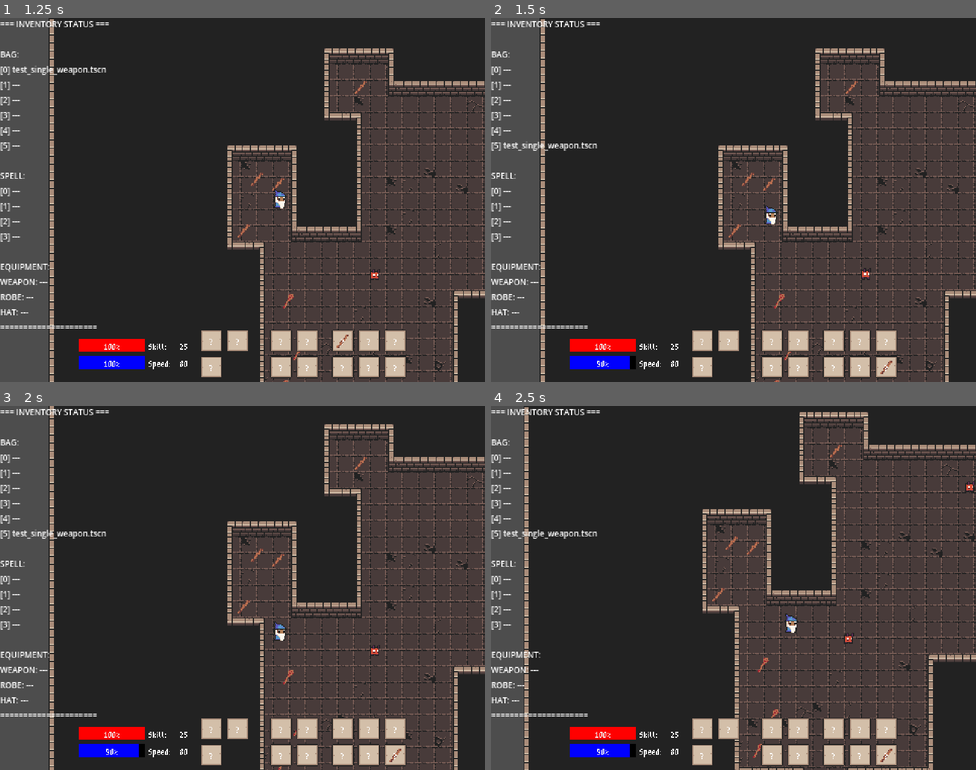
Above: before the commit, frames 1-4 (two rows, left to right).
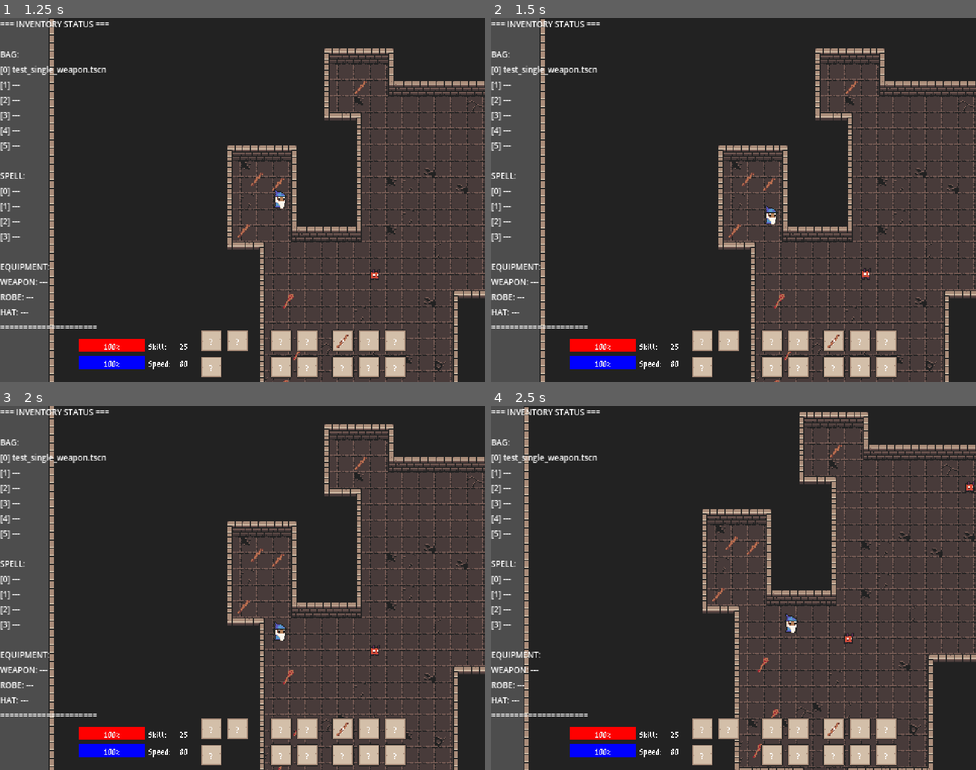
Above: after the commit, the same moments.

Repository: lownpho/mages
Game: Godot game, scene res://scenes/world.tscn
Two runs of this game, one before a commit and one after it. Both use one fixed random seed, a clock stepped at 60 frames per second and the inputs below.
Inputs (mouse positions are in pixels of both pictures, inside the frame that each line leads up to):
- Up to frame 1 (1.25 s): tap Enter (ui_accept) at 0.5, 0.77, 0.8, 1.07 s; move the mouse to (349, 181) at 0.52 s; press the mouse at (349, 181) at 0.53 s; hold D (right) from 0.53 s (still down)
- Up to frame 2 (1.5 s): tap Enter (ui_accept) at 1.25, 1.35 s; move the mouse to (636, 218) at 1.27 s; release D (right) at 1.28 s; release the mouse at (636, 218) at 1.28 s; hold S (down) from 1.28 s (still down)
- Up to frame 3 (2 s): keep holding S (down); tap Enter (ui_accept) at 1.52, 1.82 s; click (145, 606) at 1.55 s
- Up to frame 4 (2.5 s): move the mouse to (782, 507) at 2.02 s; release S (down) at 2.03 s; hold D (right) from 2.03 s (still down); hold Enter (ui_accept) from 2.03 s (still down); right-click (782, 507) at 2.1 s

Frame 1 is identical in both runs. In frame 2, 0.5% of the frame differs, in the area x 2-83%, y 13-98%; in frame 3, 0.5%; in frame 4, 0.5%.

Commit message:
Refactor the inventory again

Diff:
--- a/autoload/global_event.gd
+++ b/autoload/global_event.gd
@@ -21,5 +21,5 @@
 # Everyone has access to inventory
 signal inventory_updated(slot: GlobalInventory.SlotPosition)
 # Separate signal for spells?
-signal item_equipped(weapon_scene: PackedScene, type: GlobalDefs.ItemType)
-signal item_unequipped(type: GlobalDefs.ItemType)
+signal item_equipped(slot: GlobalInventory.SlotPosition)
+signal item_unequipped(slot: GlobalInventory.SlotPosition)
--- a/autoload/global_inventory.gd
+++ b/autoload/global_inventory.gd
@@ -45,14 +45,9 @@
 func is_array_slot(type: GlobalDefs.ItemType) -> bool:
 	return type in [GlobalDefs.ItemType.BAG, GlobalDefs.ItemType.SPELL]
 
-func get_item_at(slot: SlotPosition) -> ItemData:
-	if is_array_slot(slot.type):
-		var array = slots[slot.type]
-		return array[slot.index] if slot.index < array.size() else null
-	return slots[slot.type]
-
 func can_place_item(item: ItemData, slot: SlotPosition) -> bool:
-	if not item:
+	# be liberal in what you accept, conservative in what you do. I guess...
+	if item  == null:
 		return true
 
 	if is_array_slot(slot.type):
@@ -63,6 +58,12 @@
 		return slot.index < max_size
 
 	return item.type == slot.type
+
+func get_item_at(slot: SlotPosition) -> ItemData:
+	if is_array_slot(slot.type):
+		var array = slots[slot.type]
+		return array[slot.index] if slot.index < array.size() else null
+	return slots[slot.type]
 
 # Use sparingly. This erases the item at position.
 # There are dedicated functions to equip or swap items
@@ -80,10 +81,13 @@
 			slots[slot.type] = item
 	GlobalEvent.inventory_updated.emit(slot)
 
-# Allows swaps with null items
+# Allow swaps with null items destination
 func swap_items(from_slot: SlotPosition, to_slot: SlotPosition) -> bool:
 	var from_item = get_item_at(from_slot)
 	var to_item = get_item_at(to_slot)
+
+	if from_item == null:
+		return false
 
 	if not can_place_item(from_item, to_slot) or not can_place_item(to_item, from_slot):
 		return false
@@ -94,26 +98,53 @@
 
 	return true
 
-# UNTESTED WITH SPELL SLOTS
-func equip_item(from_slot: SlotPosition, to_slot: SlotPosition) -> bool:
+# Try to equip/unequip items between bag and active slots
+# This is complete bullshit
+func swap_bag_and_active(to_slot: SlotPosition, from_slot: SlotPosition) -> bool:
+	var to_item = get_item_at(to_slot)
 	var from_item = get_item_at(from_slot)
-	var to_item = get_item_at(to_slot)
-	if not can_place_item(from_item, to_slot) or not can_place_item(to_item, from_slot):
+
+	var bag_slot
+	var active_slot
+	var bag_item
+	var active_item
+
+	# Validate slot types and assign active and bag slots/items
+	# at least one of the slots must be a bag but not both
+	if from_slot.type == GlobalDefs.ItemType.BAG:
+		bag_slot = from_slot
+		active_slot = to_slot
+		bag_item = from_item
+		active_item = to_item
+	elif to_slot.type == GlobalDefs.ItemType.BAG:
+		bag_slot = to_slot
+		active_slot = from_slot
+		bag_item = to_item
+		active_item = from_item
+	else:
 		return false
 
-	if from_item and not to_item:
-		swap_items(from_slot, to_slot)
-		GlobalEvent.item_equipped.emit(from_item.scene, to_slot.type)
-		return true
-	elif from_item and to_item:
-		swap_items(from_slot, to_slot)
-		GlobalEvent.item_equipped.emit(from_item.scene, to_slot.type)
-		return true
-	elif to_item and not from_item:
-		swap_items(from_slot, to_slot)
-		GlobalEvent.item_unequipped.emit(to_slot.type)
-		return true
+	# Handle different cases:
+	# 1. Unequip: Active slot has item, bag slot empty
+	# 2. Equip: Active slot empty, bag has item
+	# 3. Swap: Both slots have items
+	if active_item and not bag_item:
+		# Working around the swap_items checks... :(
+		var result = swap_items(active_slot, bag_slot)
+		GlobalEvent.item_unequipped.emit(bag_slot)
+		return result
+	elif not active_item and bag_item:
+		var result = swap_items(bag_slot, active_slot)
+		GlobalEvent.item_equipped.emit(active_slot)
+		return result
+	elif active_item and bag_item:
+		var result = swap_items(bag_slot, active_slot)
+		GlobalEvent.item_unequipped.emit(bag_slot)
+		GlobalEvent.item_equipped.emit(active_slot)
+		return result
+
 	return false
+
 
 func add_item_to_bag(item: ItemData) -> bool:
 	# Try to find first empty bag slot
--- a/characters/player/player.gd
+++ b/characters/player/player.gd
@@ -131,13 +131,15 @@
 		weapon.name = "Weapon"
 		add_child(weapon)
 
-func _change_item(item_scene: PackedScene, item_type: GlobalDefs.ItemType) -> void:
-	if item_type == GlobalDefs.ItemType.WEAPON:
-		_change_weapon(item_scene)
+func _change_item(slot: GlobalInventory.SlotPosition) -> void:
+	var item = GlobalInventory.get_item_at(slot)
+	if item.type == GlobalDefs.ItemType.WEAPON:
+		_change_weapon(item.scene)
 		return
 
-func _remove_item(item_type: GlobalDefs.ItemType) -> void:
-	if item_type == GlobalDefs.ItemType.WEAPON:
+func _remove_item(slot: GlobalInventory.SlotPosition) -> void:
+	var item = GlobalInventory.get_item_at(slot)
+	if item.type == GlobalDefs.ItemType.WEAPON:
 		_remove_weapon()
 		return
 
--- a/characters/player/player.tscn
+++ b/characters/player/player.tscn
@@ -12,6 +12,7 @@
 collision_layer = 16
 motion_mode = 1
 script = ExtResource("1_xxgcw")
+max_mana = 50
 
 [node name="CollisionShape2D" type="CollisionShape2D" parent="."]
 shape = SubResource("CircleShape2D_e5uuo")
--- a/gui/slot.gd
+++ b/gui/slot.gd
@@ -3,40 +3,33 @@
 @export var type: GlobalDefs.ItemType
 
 var item: GlobalInventory.ItemData = null
-var item_position: GlobalInventory.SlotPosition = null
+# It's ugly but this will be set when the ui is ready, so it's guaranteed to be valid
+var slot_position: GlobalInventory.SlotPosition = null
 
-func update(slot_position: GlobalInventory.SlotPosition) -> void:
-	item = GlobalInventory.get_item_at(slot_position)
-	print("slot ", name, " updated with item ", item)
+func update(slot: GlobalInventory.SlotPosition) -> void:
+	item = GlobalInventory.get_item_at(slot)
 	if item:
 		$TextureRect.texture = item.texture
 	else:
 		$TextureRect.texture = null
 
 func _get_drag_data(_position):
-	if item_position:
-		print("Drag data: type ", item_position.type, " idx ", item_position.index)
+	if item:
 		var preview = TextureRect.new()
 		preview.texture = $TextureRect.texture
 		set_drag_preview(preview)
-		return item_position
-	else:
-		print("Drag data is null")
-	return null
+	return slot_position
 
 func _can_drop_data(_position, data):
-	#  type == GlobalInventory.get_item_at(data).type if GlobalInventory.get_item_at(data) else true
-	# return data is GlobalInventory.ItemData
-	if data:
-		print("can drop data? type ", data.type, " idx ", data.index)
-	else:
-		print("can drop data? null")
-	return true
+	# Data is the slot we are dropping from
+	var candidate_item = GlobalInventory.get_item_at(data)
+	# Here we forbid the drop of an empty item into a slot
+	return candidate_item and GlobalInventory.can_place_item(candidate_item, slot_position)
 
 func _drop_data(_position, data):
-	if data:
-		print("Dropping data (dst): type ", data.type, " idx ", data.index)
-		print("Dropping data (src): type ", item_position.type, " idx ", item_position.index)
-		GlobalInventory.swap_items(item_position, data)
+	# position is some coordinates...
+	# Data is the slot we are dropping from
+	if GlobalInventory.swap_bag_and_active(slot_position, data):
+		pass
 	else:
-		print("Dropping data is null")
+		GlobalInventory.swap_items(data, slot_position)
--- a/gui/ui.gd
+++ b/gui/ui.gd
@@ -13,13 +13,13 @@
 	# but it works for now. No idea how to do this better at the moment.
 	var slots = %Bag.get_children()
 	for i in range(GlobalInventory.MAX_BAG_SIZE):
-		slots[i].item_position = GlobalInventory.SlotPosition.new(GlobalDefs.ItemType.BAG, i)
+		slots[i].slot_position = GlobalInventory.SlotPosition.new(GlobalDefs.ItemType.BAG, i)
 	slots = %EquipSpells.get_children()
 	for i in range(GlobalInventory.MAX_SPELL_SLOT_SIZE):
-		slots[i].item_position = GlobalInventory.SlotPosition.new(GlobalDefs.ItemType.SPELL, i)
-	%HatSlot.item_position = GlobalInventory.SlotPosition.new(GlobalDefs.ItemType.HAT, 0)
-	%RobeSlot.item_position = GlobalInventory.SlotPosition.new(GlobalDefs.ItemType.ROBE, 0)
-	%WeaponSlot.item_position = GlobalInventory.SlotPosition.new(GlobalDefs.ItemType.WEAPON, 0)
+		slots[i].slot_position = GlobalInventory.SlotPosition.new(GlobalDefs.ItemType.SPELL, i)
+	%HatSlot.slot_position = GlobalInventory.SlotPosition.new(GlobalDefs.ItemType.HAT, 0)
+	%RobeSlot.slot_position = GlobalInventory.SlotPosition.new(GlobalDefs.ItemType.ROBE, 0)
+	%WeaponSlot.slot_position = GlobalInventory.SlotPosition.new(GlobalDefs.ItemType.WEAPON, 0)
 
 	GlobalEvent.inventory_updated.connect(_on_inventory_updated)
 
@@ -60,25 +60,3 @@
 			%RobeSlot.update(slot)
 		GlobalDefs.ItemType.WEAPON:
 			%WeaponSlot.update(slot)
-
-
-# Debug
-func _input(event: InputEvent) -> void:
-	if event.is_action_pressed("ui_accept"):
-		# # Test item swap
-		# var from_slot = GlobalInventory.SlotPosition.new(GlobalDefs.ItemType.BAG, randi_range(0, 5))
-		# var to_slot = GlobalInventory.SlotPosition.new(GlobalDefs.ItemType.BAG, randi_range(0, 5))
-		# print("Swapping items from ", from_slot.index, " to ", to_slot.index)
-		# if GlobalInventory.swap_items(from_slot, to_slot):
-		# 	print("Swapped items successfully!")
-		# else:
-		# 	print("Failed to swap items.")
-
-		# equip/unequip item
-		var from_slot = GlobalInventory.SlotPosition.new(GlobalDefs.ItemType.BAG, randi_range(0, 5))
-		var to_slot = GlobalInventory.SlotPosition.new(GlobalDefs.ItemType.WEAPON, 0)
-		print("Equipping item from ", from_slot.index, " to ", to_slot.index)
-		if GlobalInventory.equip_item(from_slot, to_slot):
-			print("Equipped item successfully!")
-		else:
-			print("Failed to equip item.")
